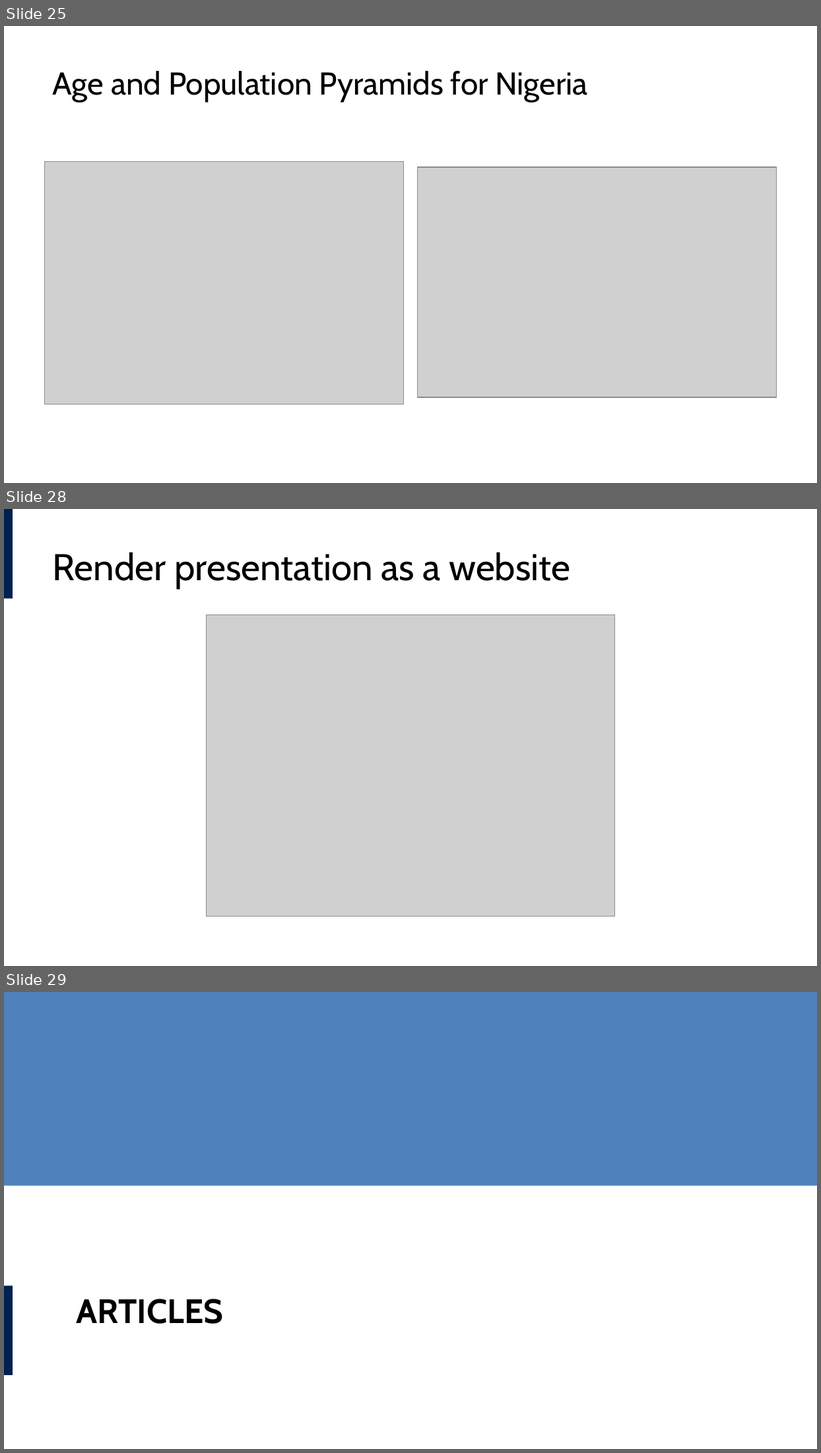
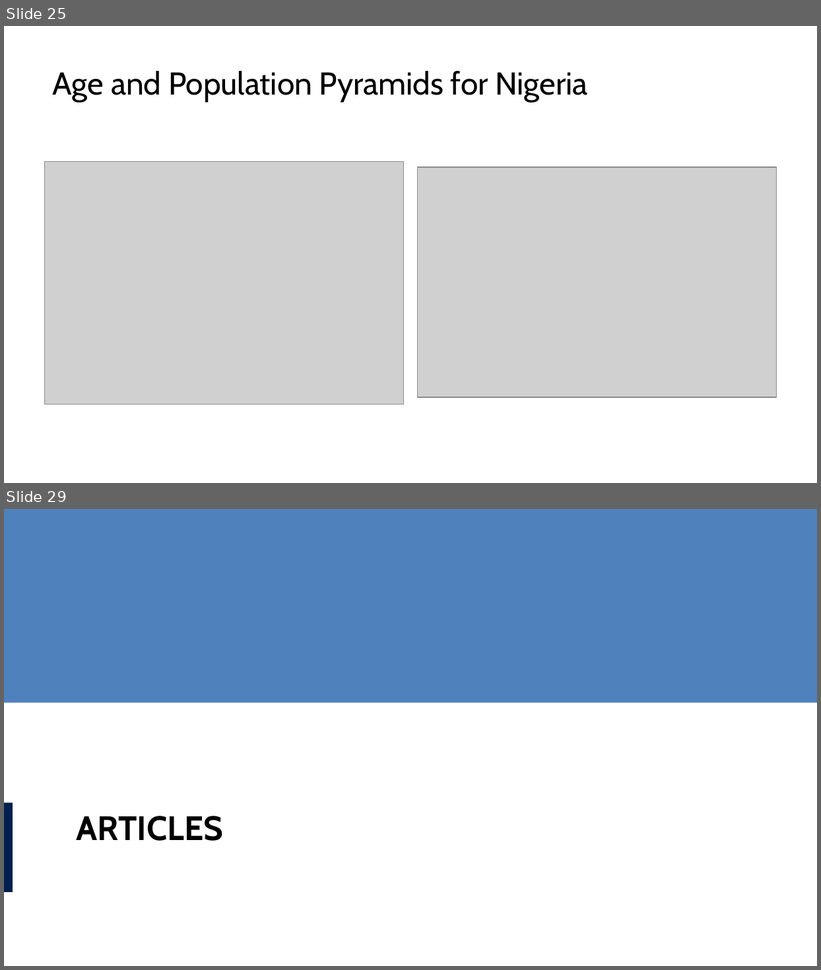
Before and after one commit to lucas-a-meyer/using-quarto, a slide deck: docs/presentation.pptx. Shown one above the other, each under a label of ours: slides 25, 28 and 29 before the commit, slides 25 and 29 after it; the slides between them are not shown. The pictures are 821x1453 and 821x970 pixels, drawn with LibreOffice and Linux fonts; fonts in the diff are those of the drawing; grey boxes stand for pictures. Boxes give left, top, right and bottom in pixels: in the first picture for what was removed or moved away, otherwise in the second. Text is boxed around its words. In the diff, an @@ line names an element or a change of style, - is before the commit and + after.

```diff
--- a/docs/presentation.pptx
+++ b/docs/presentation.pptx
@@ slide 28 removed at (4, 509, 817, 966), background #FFFFFF @@
@@ rectangle removed at (4, 509, 12, 599) @@
@@ title removed at (53, 552, 570, 589) @@
-Render presentation as a website
@@ picture removed at (207, 615, 615, 917) @@
```
Also in this commit, not shown: 2 slides changed, 2 slides added, 1 other slide removed, 18 other files.
